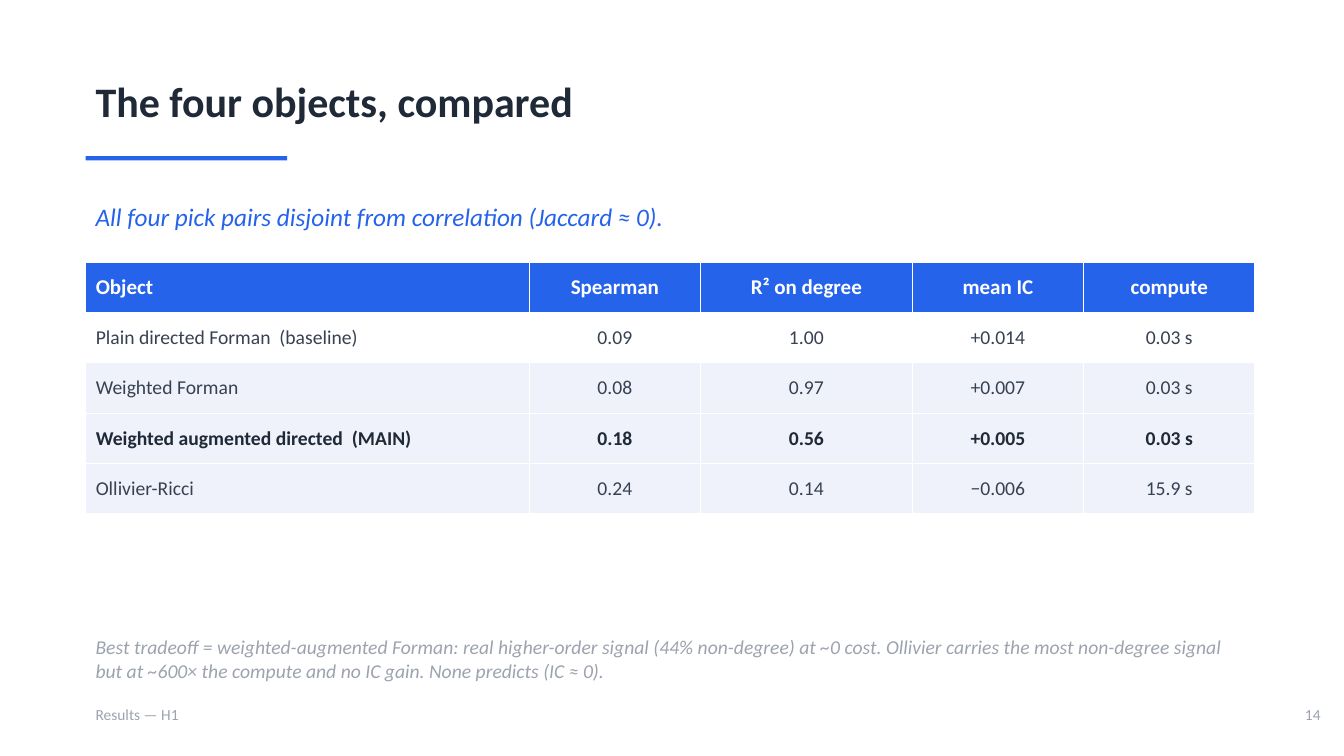
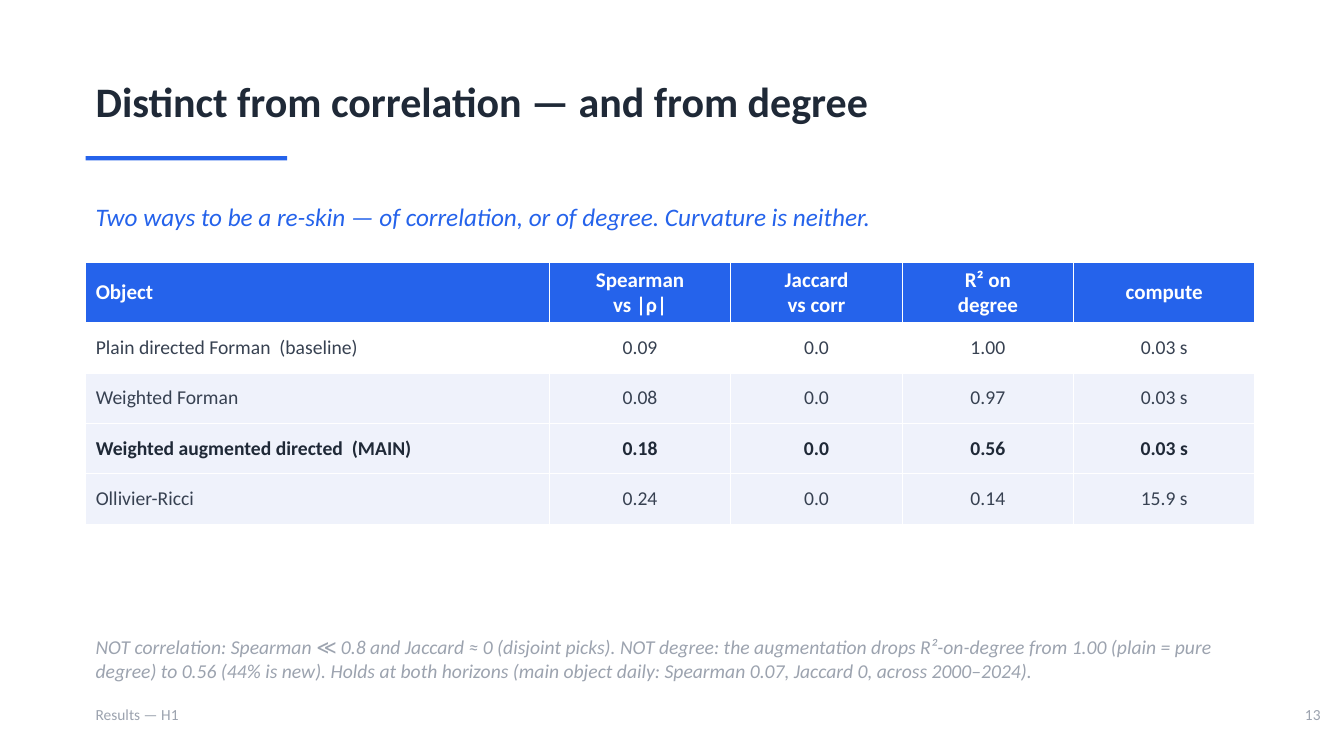
Before and after one commit to ivan-sit/Curvature-Lead-Lag-Model, a slide deck: slide 14 of slides/Ricci_Curvature_LeadLag.pptx (slide 15 before the commit). Drawn at 1344x756 pixels with LibreOffice and Linux fonts; fonts in the diff are those of the drawing. Boxes give left, top, right and bottom in pixels: in the first picture for what was removed or moved away, otherwise in the second. Text is boxed around its words. In the diff, an @@ line names an element or a change of style, - is before the commit and + after.

```diff
--- a/slides/Ricci_Curvature_LeadLag.pptx
+++ b/slides/Ricci_Curvature_LeadLag.pptx
@@ text at box(96, 87, 868, 124): text changed @@
-The four objects, compared
+Distinct from correlation — and from degree
@@ text at box(96, 208, 870, 231): text changed @@
-All four pick pairs disjoint from correlation (Jaccard ≈ 0).
+Two ways to be a re-skin — of correlation, or of degree. Curvature is neither.
@@ table at box(86, 262, 1255, 514) @@
-row 1: Object | Spearman | R² on degree | mean IC | compute
+row 1: Object | Spearman / vs |ρ| | Jaccard / vs corr | R² on / degree | compute
-row 2, column 3: 1.00
+row 2, column 3: 0.0
-row 2, column 4: +0.014
+row 2, column 4: 1.00
-row 3, column 3: 0.97
+row 3, column 3: 0.0
-row 3, column 4: +0.007
+row 3, column 4: 0.97
-row 4, column 3: 0.56
+row 4, column 3: 0.0
-row 4, column 4: +0.005
+row 4, column 4: 0.56
-row 5, column 3: 0.14
+row 5, column 3: 0.0
-row 5, column 4: −0.006
+row 5, column 4: 0.14
@@ text at box(96, 639, 1211, 681): text changed @@
-Best tradeoff = weighted-augmented Forman: real higher-order signal (44% non-degree) at ~0 cost. Ollivier carries the most non-degree signal but at ~600× the compute and no IC gain. None predicts (IC ≈ 0).
+NOT correlation: Spearman ≪ 0.8 and Jaccard ≈ 0 (disjoint picks). NOT degree: the augmentation drops R²-on-degree from 1.00 (plain = pure degree) to 0.56 (44% is new). Holds at both horizons (main object daily: Spearman 0.07, Jaccard 0, across 2000–2024).
@@ text at box(1305, 710, 1321, 720): text changed @@
-14
+13
```
Also in this commit, not shown: 7 other slides changed, 2 slides removed, 2 other files.
